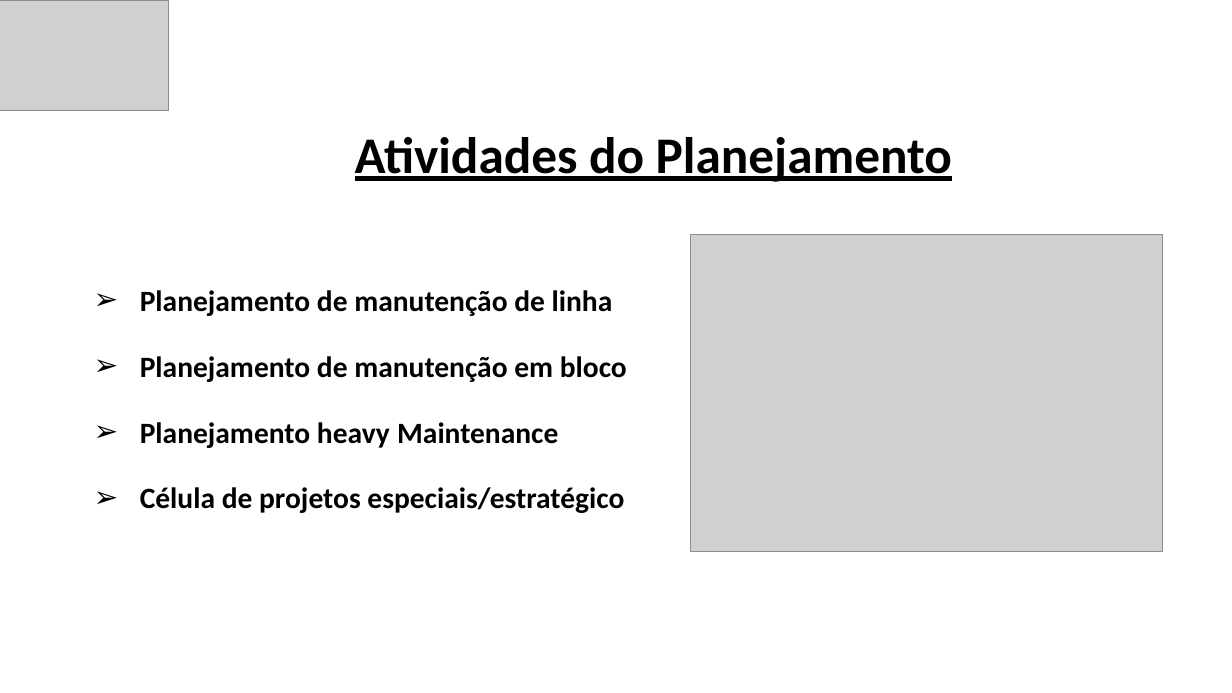
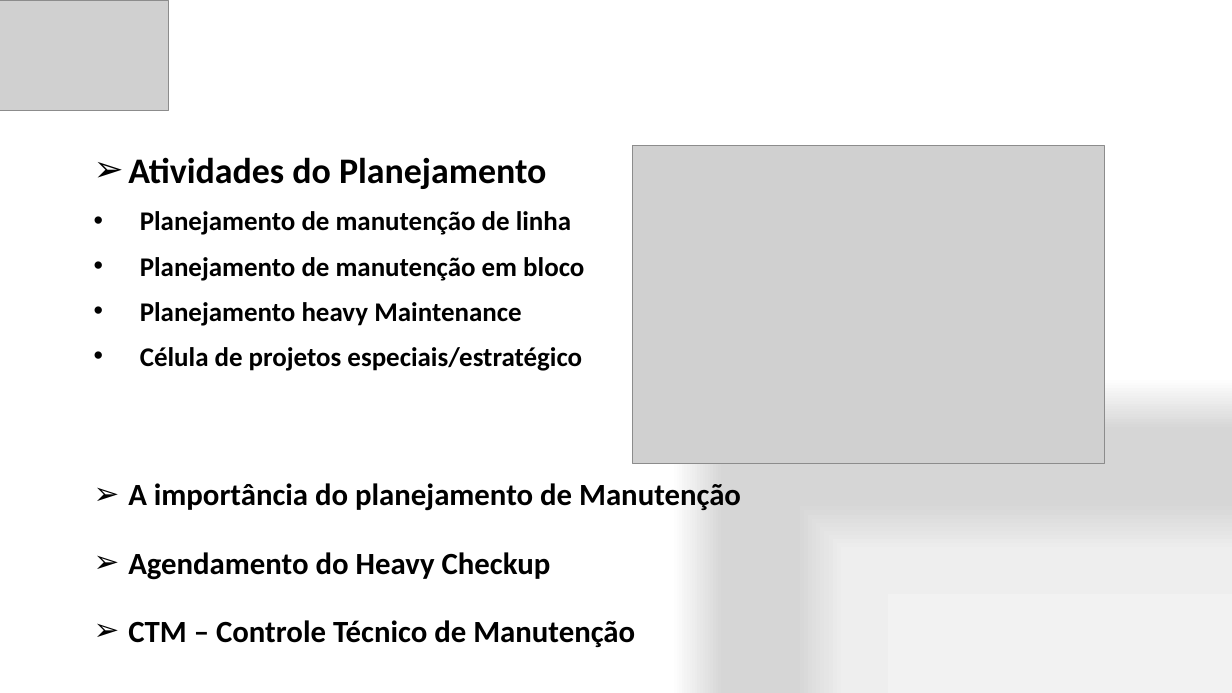
Before and after one commit to leonardopazzini/FATEC-PROJETO-INTEGRADOR-1-SEMESTRE, a slide deck: slide 3 of Projeto Integrador - Apresentação.pptx. Drawn at 1232x693 pixels with LibreOffice and Linux fonts; fonts in the diff are those of the drawing; grey boxes stand for pictures. Boxes give left, top, right and bottom in pixels: in the first picture for what was removed or moved away, otherwise in the second. Text is boxed around its words. In the diff, an @@ line names an element or a change of style, - is before the commit and + after.

Commit message:
apresentacao final do projeto integrador

```diff
--- a/Projeto Integrador - Apresentação.pptx
+++ b/Projeto Integrador - Apresentação.pptx
@@ background #FFFFFF to gradient #F2F2F2 to #EEEEEE to #D7D7D7 to #FFFFFF @@
@@ subtitle "Atividades do Planejamento": place and size @@
-subtitle "Atividades do Planejamento" at [140, 290, 627, 513]
+subtitle "Atividades do Planejamento" at [128, 157, 741, 647]
@@ title removed at [355, 137, 952, 182] @@
-Atividades do Planejamento
@@ picture: place and size @@
-picture at [691, 234, 1163, 551]
+picture at [633, 146, 1104, 463]
@@ subtitle at [128, 157, 546, 189]: paragraph added @@
+➢ Atividades do Planejamento
@@ subtitle at [140, 211, 584, 371]: size 23 to 21 pt in "Planejamento de manutenção de linha", "Planejamento de manutenção em bloco", "Planejamento heavy Maintenance", "Célula de projetos especiais/estratégico"; bullet ➢ to •; line spacing 1.5 to 1 @@
@@ subtitle at [128, 483, 741, 647]: paragraphs added @@
+➢ A importância do planejamento de Manutenção
+➢ Agendamento do Heavy Checkup
+➢ CTM – Controle Técnico de Manutenção
```
Also in this commit, not shown: 4 other slides changed, 1 other file.
